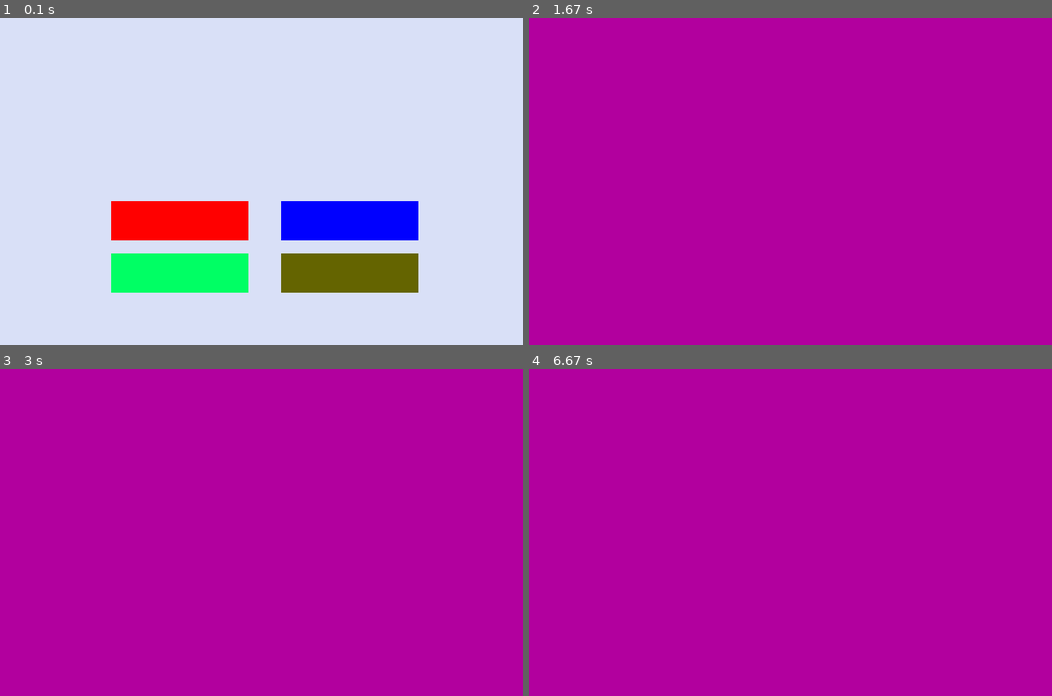
Above: before the commit, frames 1-4 (two rows, left to right).
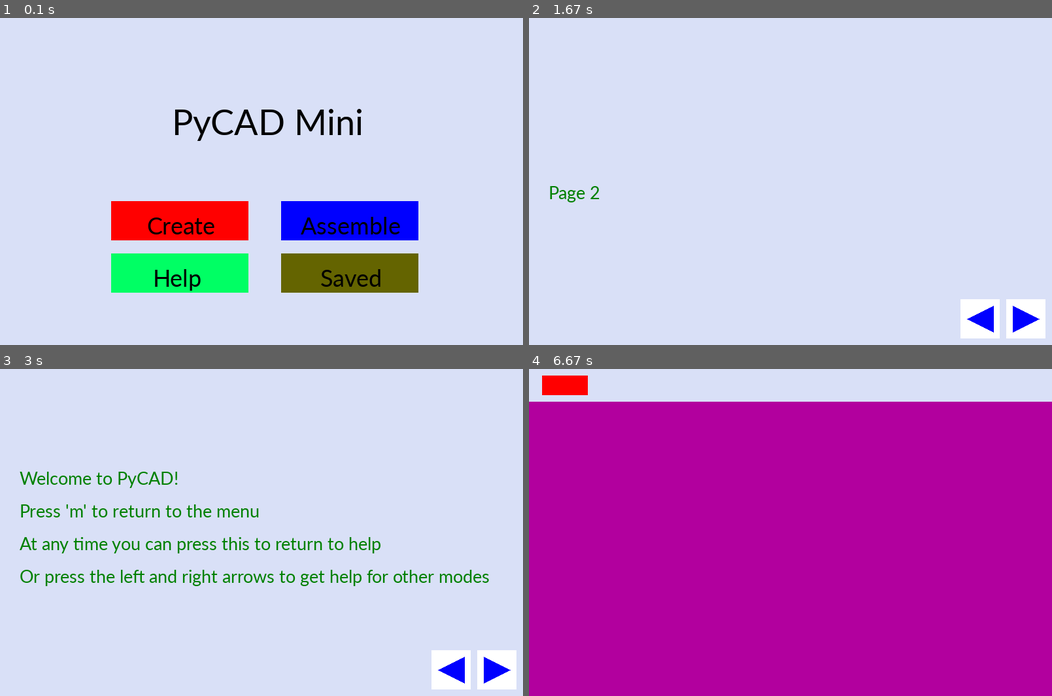
Above: after the commit, the same moments.

Repository: Jlu22/15-112-Term-Project
Game: pygame game, started from __init__.py
Same seed, same stepped clock (60 frames per second), same inputs: the game is played once before the commit and once after it.
Inputs (mouse positions are in pixels of both pictures, inside the frame that each line leads up to):
- Up to frame 1 (0.1 s): no input
- Up to frame 2 (1.67 s): click (706, 220) at 0.38 s, where only the run after the commit has a clickable "Create"; hold H 0.67-1.13 s; hold Right 1.17-1.63 s
- Up to frame 3 (3 s): hold Right 1.67-2.13 s; hold Left 2.17-2.7 s; hold Left from 2.73 s (still down)
- Up to frame 4 (6.67 s): release Left at 3.13 s; hold Right 3.17-3.8 s; hold M 3.83-4.3 s; hold Left 3.83-4.3 s; click (884, 571) at 4.38 s, where only the run after the commit has a clickable "Assemble"; hold N 4.67-5.13 s; move the mouse to (900, 489) at 4.7 s; press the mouse at (706, 424) at 5.2 s; move the mouse to (654, 499) at 5.3 s; release the mouse at (596, 578) at 5.43 s; hold M 6-6.47 s; move the mouse to (717, 411) at 6.03 s; click (706, 571) at 6.55 s, where only the run after the commit has a clickable "Create"

The runs differ from the first frame. In frame 1, 2.0% of the frame differs, in the area x 28-77%, y 27-84%; in frame 2, 100%, in the area x 0-100%, y 0-100%; in frame 3, 100%; in frame 4, 10%.

Commit message:
edits to modes

Diff:
--- a/AssemScreen.py
+++ b/AssemScreen.py
@@ -2,26 +2,26 @@
 from Model import Model
 
 def assemInit(self):
-    pass
+    self.assemList = []
 
 def assemMousePressed(self, x, y):
     pass
 
 def assemKeyPressed(self, keyCode, modifier):
     if keyCode == pygame.K_n:
-        self.modelList.append(Model(self.width, self.height, self._keys))
+        self.assemList.append(Model(self.width, self.height, self._keys))
     if keyCode == pygame.K_m:
-        self.modelList = []
+        self.assemList = []
         self.mode = "menu"
     if keyCode == pygame.K_h:
         self.mode = "help"
 
 def assemTimerFired(self, dt):
-    for model in self.modelList:
+    for model in self.assemList:
         model.timerFired(dt)
 
 def assemRedrawAll(self, screen):
     self.bgColor = (178, 170, 158)
-    for model in self.modelList:
+    for model in self.assemList:
         model.redrawAll(screen)
     pygame.display.update((0, 50, 800, 400))
--- a/HelpScreen.py
+++ b/HelpScreen.py
@@ -19,6 +19,13 @@
         self.mode = "menu"
 
 def helpRedrawAll(self, screen):
+    self.bgColor = (217, 224, 247)
+
+    page1Text1 = "Welcome to PyCAD!"
+    page1Text2 = "Press 'm' to return to the menu"
+    page1Text3 = "At any time you can press this to return to help"
+    page1Text4 ="Or press the left and right arrows to get help for other modes"
+
     pygame.draw.rect(screen, (255, 255, 255), (730,430,60,60))
     pygame.draw.rect(screen, (255, 255, 255), (660,430,60,60))
     pygame.draw.polygon(screen, (0, 0, 255), [(740, 440),(780, 460),
@@ -27,14 +34,25 @@
                         (710,480)])
     font = pygame.font.SysFont("calibri", 30)
     if self.helpScreen == 1:
-        text = font.render("Page 1", True, (0, 128, 0))
+        textP11 = font.render(page1Text1, True, (0, 128, 0))
+        textP12 = font.render(page1Text2, True, (0, 128, 0))
+        textP13 = font.render(page1Text3, True, (0, 128, 0))
+        textP14 = font.render(page1Text4, True, (0, 128, 0))
+        screen.blit(textP11, (30, 150))
+        screen.blit(textP12, (30, 200))
+        screen.blit(textP13, (30, 250))
+        screen.blit(textP14, (30, 300))
+
     elif self.helpScreen == 2:
-        text = font.render("Page 2", True, (0, 128, 0))
+        textP21 = font.render("Page 2", True, (0, 128, 0))
+        screen.blit(textP21, (30, 250))
     elif self.helpScreen == 3:
-        text = font.render("Page 3", True, (0, 128, 0))
+        textP31 = font.render("Page 3", True, (0, 128, 0))
+        screen.blit(textP31, (30, 250))
     elif self.helpScreen == 4:
-        text = font.render("Page 4", True, (0, 128, 0))
+        textP41 = font.render("Page 4", True, (0, 128, 0))
+        screen.blit(textP41, (30, 250))
     else:
         text = font.render("Too far!!", True, (0, 128, 0))
-    screen.blit(text, (self.width//2, self.height//2))
+        screen.blit(text, (30, 250))
     pygame.display.flip()
--- a/MenuScreen.py
+++ b/MenuScreen.py
@@ -19,9 +19,24 @@
     pass
 
 def menuRedrawAll(self, screen):
+    lFont = pygame.font.SysFont("calibri", 60)
+    sFont = pygame.font.SysFont("calibri", 40)
+    title = lFont.render("PyCAD Mini", True, (0, 0, 0))
+    create = sFont.render("Create", True, (0, 0, 0))
+    assem = sFont.render("Assemble", True, (0, 0, 0))
+    help = sFont.render("Help", True, (0, 0, 0))
+    saved = sFont.render("Saved", True, (0, 0, 0))
+
     self.bgColor = (217, 224, 247)
     pygame.draw.rect(screen, (255, 0, 0), (170, 280, 210, 60))
     pygame.draw.rect(screen, (0, 0, 255), (430, 280, 210, 60))
     pygame.draw.rect(screen, (0, 255, 100), (170, 360, 210, 60))
     pygame.draw.rect(screen, (100, 100, 0), (430, 360, 210, 60))
+
+    screen.blit(title, (self.width//2 - 137, self.height//4))
+    screen.blit(create, (225, 295))
+    screen.blit(assem, (460, 295))
+    screen.blit(help, (234, 375))
+    screen.blit(saved, (490, 375))
+
     pygame.display.flip()
--- a/ModelScreen.py
+++ b/ModelScreen.py
@@ -2,24 +2,41 @@
 from Model import Model
 
 def createInit(self):
-    self.modelList = []
+    self.curModel = None
+    self.modelMode = "view"
+    self.sketchPoints = []
+    self.sketchUndo = []
 
 def createMousePressed(self, x, y):
+    if self.modelMode == "view" and (20 <= x <= 90) and (10 <= y <= 40):
+        self.modelMode = "sketch"
+    elif self.modelMode == "sketch" and (50 <= y <= 450):
+        self.sketchPoints.append((x,y))
+
+def createKeyPressed(self, keyCode, modifier):
+    if keyCode == pygame.K_m:
+        self.mode = "menu"
+    if keyCode == pygame.K_h:
+        self.mode = "help"
+    if self.modelMode == "sketch":
+        if keyCode == pygame.K_u and len(self.sketchPoints) > 0:
+            self.sketchUndo.append(self.sketchPoints.pop())
+        if keyCode == pygame.K_r and len(self.sketchUndo) > 0:
+            self.sketchPoints.append(self.sketchUndo.pop())
+
+def createTimerFired(self, dt):
     pass
 
-def createKeyPressed(self, keyCode, modifier):
-    if keyCode == pygame.K_n:
-        self.modelList.append(Model(self.width, self.height, self._keys))
-    if keyCode == pygame.K_m:
-        self.modelList = []
-        self.mode = "menu"
+def createRedrawAll(self, screen):
+    drawOptions(self, screen)
+    self.bgColor = (178, 0, 158)
+    for point in self.sketchPoints:
+        pygame.draw.circle(screen, (0, 0, 0), point, 5)
+    if len(self.sketchPoints) >= 3:
+        pygame.draw.polygon(screen, (0, 0, 0), self.sketchPoints, 2)
+    pygame.display.update((0, 50, 800, 400))
 
-def createTimerFired(self, dt):
-    for model in self.modelList:
-        model.timerFired(dt)
-
-def createRedrawAll(self, screen):
-    self.bgColor = (178, 0, 158)
-    for model in self.modelList:
-        model.redrawAll(screen)
-    pygame.display.update((0, 50, 800, 400))
+def drawOptions(self, screen):
+    pygame.draw.rect(screen, (217, 224, 247), (0, 0, 800, 50))
+    pygame.draw.rect(screen, (255, 0, 0), (20,10,70,30))
+    pygame.display.update((0, 0, 800, 50))
